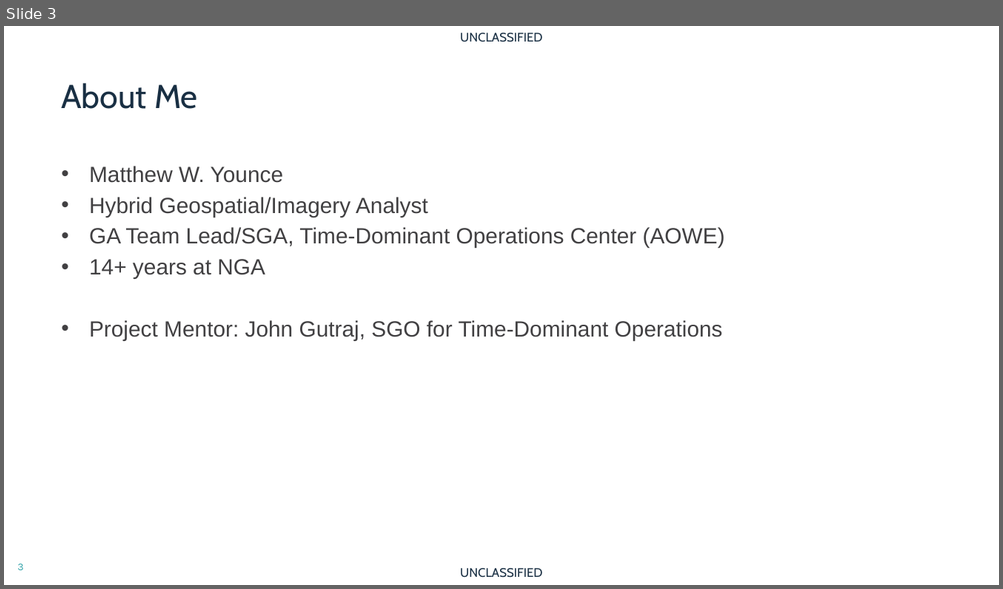
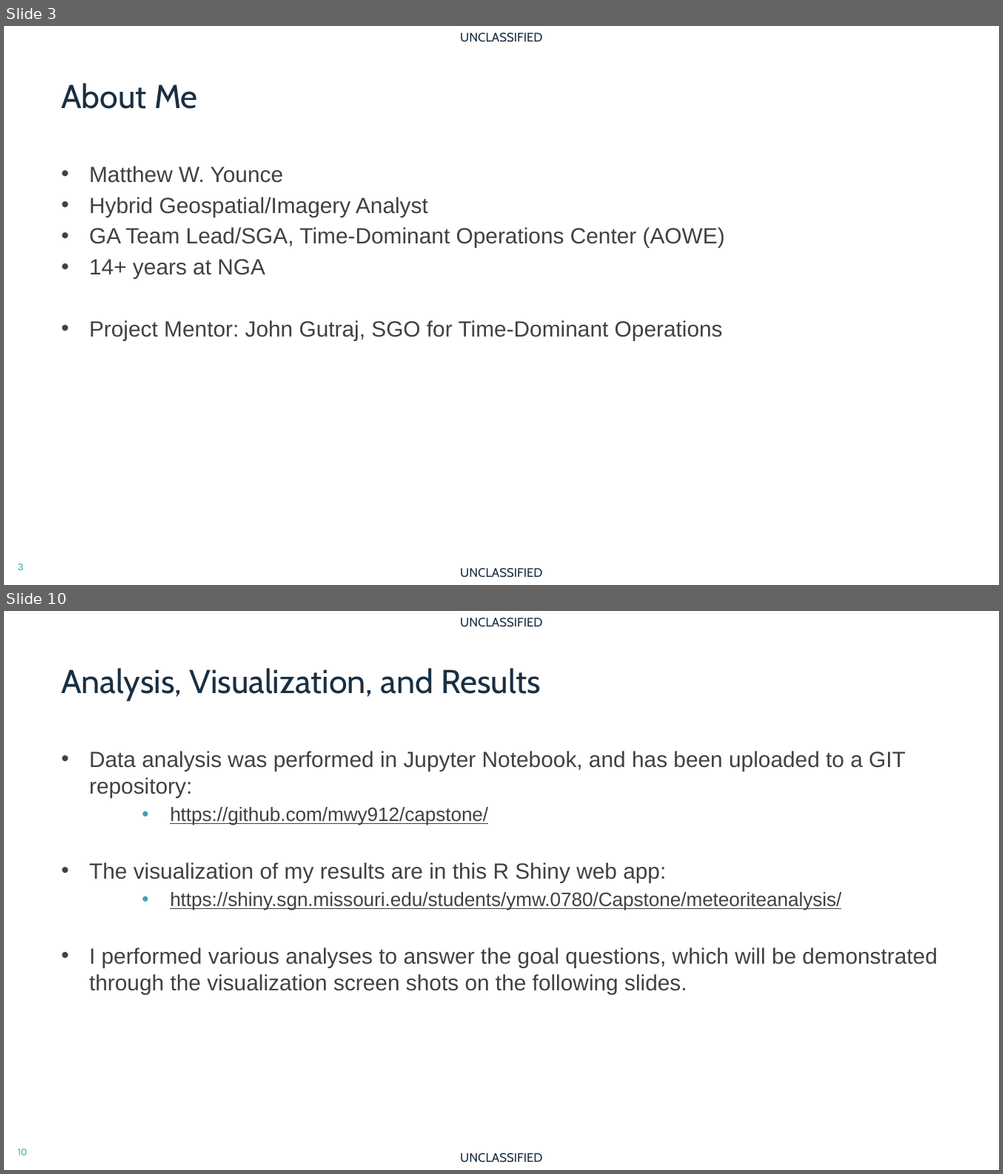
Before and after one commit to mwy912/capstone, a slide deck: milestones/milestone_8/matthew_younce_capstone.pptx. Shown one above the other, each under a label of ours: slide 3 before the commit, slides 3 and 10 after it; the slides between them are not shown. The pictures are 1003x589 and 1003x1174 pixels, drawn with LibreOffice and Linux fonts; fonts in the diff are those of the drawing; background and template pictures are left out. Boxes give left, top, right and bottom in pixels: in the first picture for what was removed or moved away, otherwise in the second. Text is boxed around its words. In the diff, an @@ line names an element or a change of style, - is before the commit and + after.

```diff
--- a/milestones/milestone_8/matthew_younce_capstone.pptx
+++ b/milestones/milestone_8/matthew_younce_capstone.pptx
@@ slide 10 added at bbox=[4, 611, 999, 1170], background #FFFFFF; not listed: 3 template elements that a slide beside it also shows @@
@@ title added at bbox=[61, 668, 540, 701], 32 pt, text #192F43 @@
+Analysis, Visualization, and Results
@@ text added at bbox=[89, 751, 936, 994], 21.3 pt, text #414042 @@
+• Data analysis was performed in Jupyter Notebook, and has been uploaded to a GIT repository:
+  • https://github.com/mwy912/capstone/
+• The visualization of my results are in this R Shiny web app:
+  • https://shiny.sgn.missouri.edu/students/ymw.0780/Capstone/meteoriteanalysis/
+• I performed various analyses to answer the goal questions, which will be demonstrated through the visualization screen shots on the following slides.
```
Also in this commit, not shown: 4 slides changed, 11 other slides added, 2 slides removed, 2 other files.
